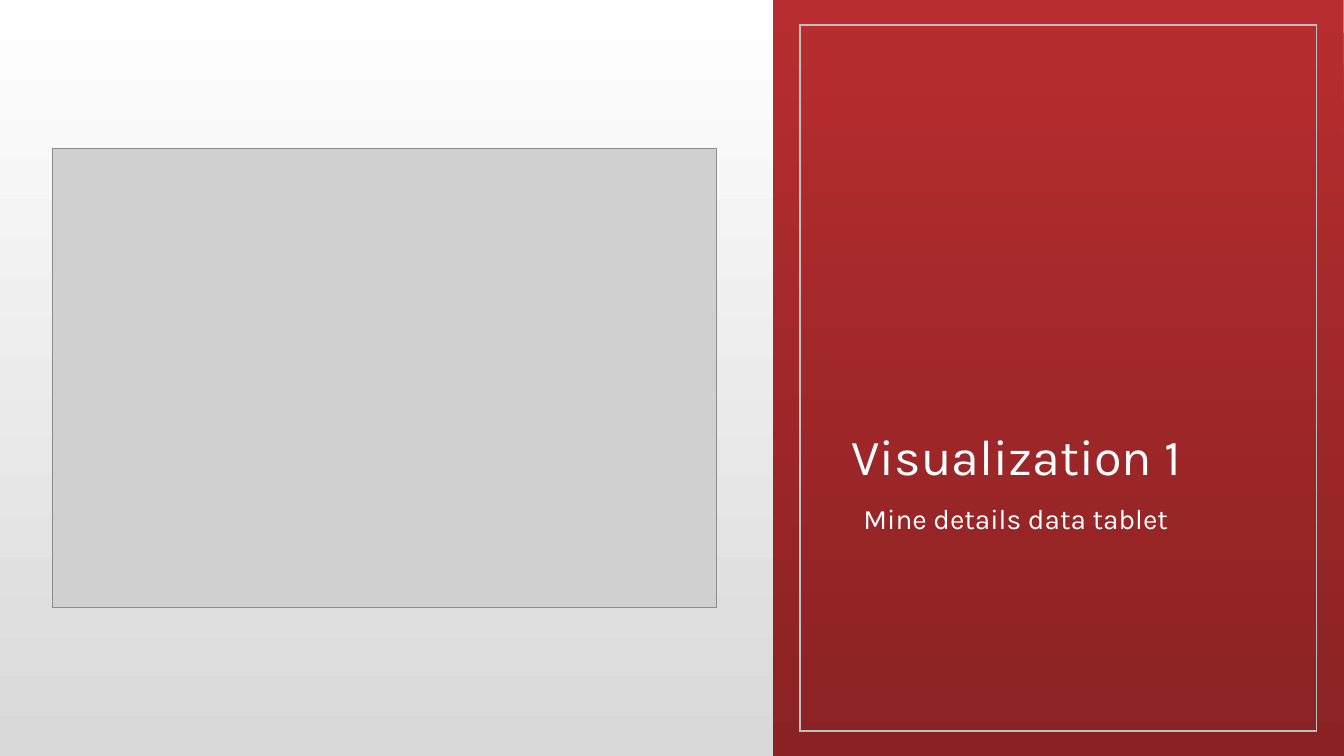
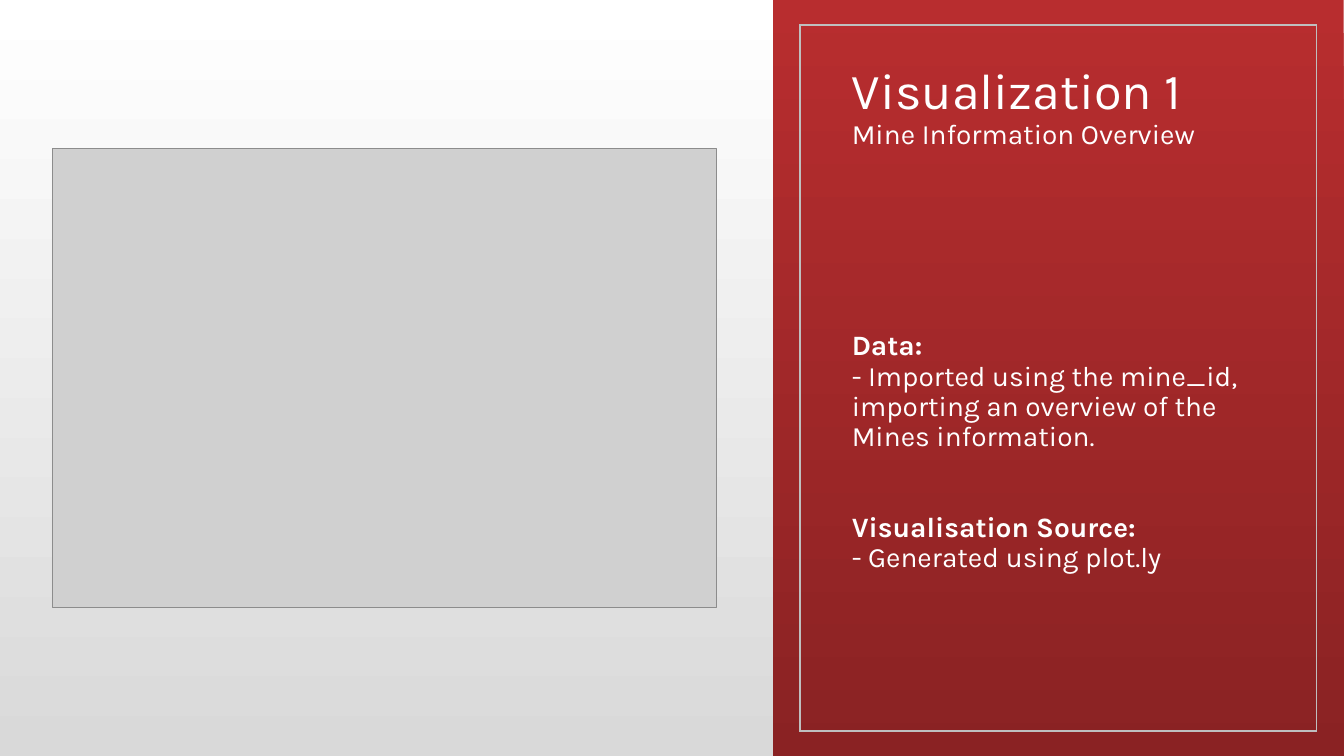
Before and after one commit to granttowers/Project_2, a slide deck: slide 6 of Project 2.pptx. Drawn at 1344x756 pixels with LibreOffice and Linux fonts; fonts in the diff are those of the drawing; grey boxes stand for pictures. Boxes give left, top, right and bottom in pixels: in the first picture for what was removed or moved away, otherwise in the second. Text is boxed around its words. In the diff, an @@ line names an element or a change of style, - is before the commit and + after.

```diff
--- a/Project 2.pptx
+++ b/Project 2.pptx
@@ title added at [852, 74, 1237, 574], 20 pt, text #FFFFFF @@
+Visualization 1
+Mine Information Overview
+Data:
+- Imported using the mine_id, importing an overview of the Mines information.
+Visualisation Source:
+- Generated using plot.ly
@@ title removed at [851, 440, 1181, 530] @@
-Visualization 1
-Mine details data tablet
```
Also in this commit, not shown: 2 other slides changed, 5 other files.
